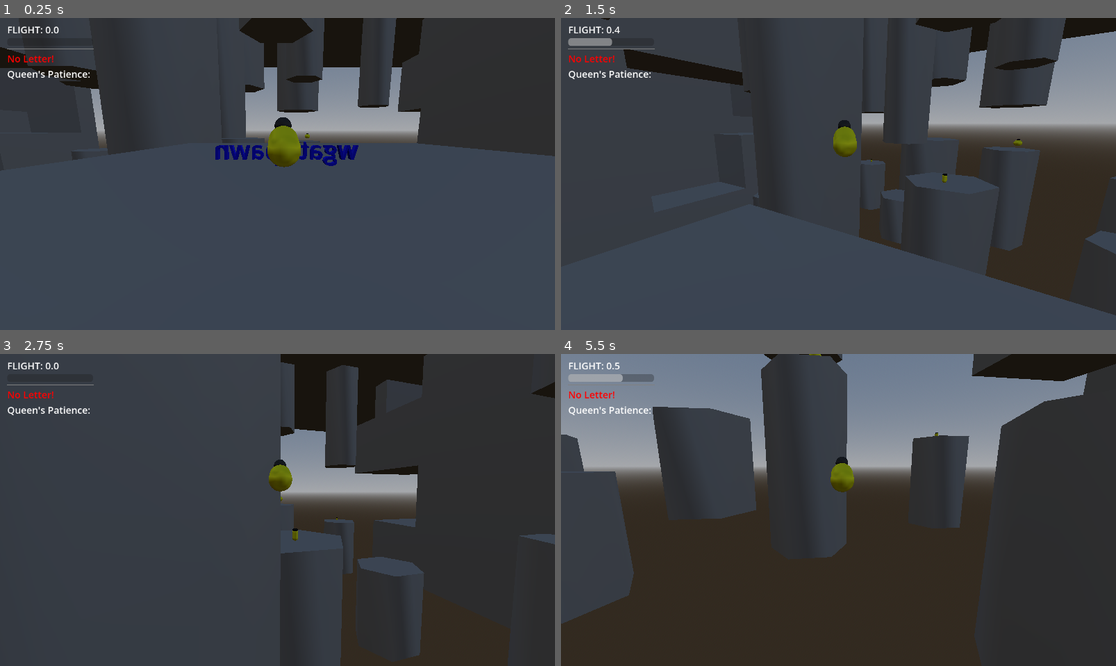
Above: before the commit, frames 1-4 (two rows, left to right).
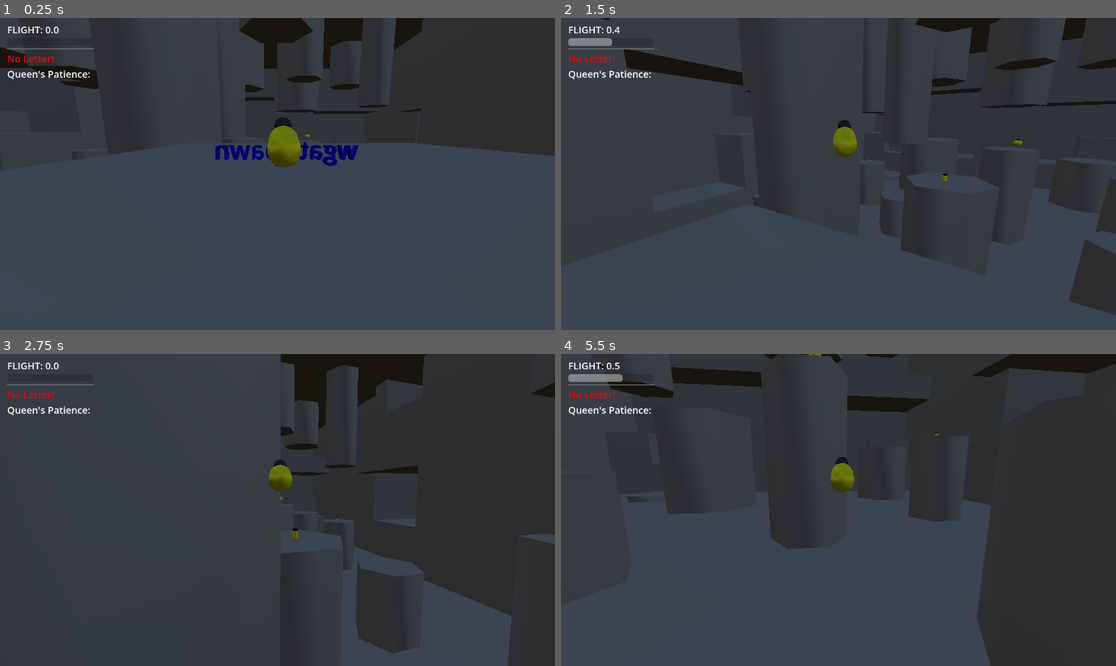
Above: after the commit, the same moments.

Repository: GunterJr/game-jam-feb
Game: Godot game, scene res://scenes/areas/main-zone.tscn
Two runs of this game, one before a commit and one after it. Both use one fixed random seed, a clock stepped at 60 frames per second and the inputs below.
Inputs (mouse positions are in pixels of both pictures, inside the frame that each line leads up to):
- Up to frame 1 (0.25 s): no input
- Up to frame 2 (1.5 s): tap Enter (ui_accept) at 0.5 s; move the mouse to (866, 174) at 0.52 s; hold W (forward) from 0.53 s (still down); tap Shift (dash) at 0.6, 1.35 s; click (866, 174) at 0.67 s; tap Space (jump) at 0.77 s; move the mouse to (810, 174) at 1.27 s
- Up to frame 3 (2.75 s): keep holding W (forward); tap Space (jump) at 1.52 s; move the mouse to (288, 503) at 2.02 s; tap Shift (dash) at 2.1 s
- Up to frame 4 (5.5 s): keep holding W (forward); tap Enter (ui_accept) at 2.75 s; move the mouse to (832, 516) at 2.77 s; tap Shift (dash) every 0.75 s from 2.85 to 5.1 s; click (832, 516) at 2.92 s; tap Space (jump) at 3.02, 3.77, 4.52 s; move the mouse to (877, 513) at 3.52 s; move the mouse to (794, 506) at 4.27 s; move the mouse to (844, 510) at 5.02 s; click (844, 510) at 5.17 s

The runs differ from the first frame. In frame 1, 5.6% of the frame differs, in the area x 16-76%, y 4-41%; in frame 2, 13%; in frame 3, 9.4%; in frame 4, 54%, in the area x 0-95%, y 0-100%.

Commit message:
Finished map mesh

Diff:
--- a/scenes/areas/main-zone.tscn
+++ b/scenes/areas/main-zone.tscn
@@ -27,6 +27,16 @@
 [node name="Spawnpoint" parent="." unique_id=71272684 instance=ExtResource("2_er1ne")]
 transform = Transform3D(1, 0, 0, 0, 1, 0, 0, 0, 1, -4.1136475, 7.605, -7.039551)
 
+[node name="Ceiling" type="CSGBox3D" parent="." unique_id=1045895958]
+transform = Transform3D(1, 0, 0, 0, 1, 0, 0, 0, 1, -6, 22, 18)
+use_collision = true
+size = Vector3(73, 1, 61)
+
+[node name="Floor" type="CSGBox3D" parent="." unique_id=669942819]
+transform = Transform3D(1, 0, 0, 0, 1, 0, 0, 0, 1, -6, -3, 18)
+use_collision = true
+size = Vector3(73, 3, 61)
+
 [node name="Honeycombs" type="CSGCombiner3D" parent="." unique_id=1856012402]
 use_collision = true
 
@@ -217,6 +227,34 @@
 use_collision = true
 radius = 2.0
 height = 10.094261
+sides = 6
+
+[node name="Honeycomb28" type="CSGCylinder3D" parent="Honeycombs" unique_id=1965577357]
+transform = Transform3D(1, 0, 0, 0, 1, 0, 0, 0, 1, -16, 1.1095028, 33)
+use_collision = true
+radius = 3.0
+height = 6.2190056
+sides = 6
+
+[node name="Honeycomb29" type="CSGCylinder3D" parent="Honeycombs" unique_id=914545673]
+transform = Transform3D(1, 0, 0, 0, 1, 0, 0, 0, 1, -16, 18.664253, 33)
+use_collision = true
+radius = 3.0
+height = 7.109503
+sides = 6
+
+[node name="Honeycomb30" type="CSGCylinder3D" parent="Honeycombs" unique_id=430406987]
+transform = Transform3D(1, 0, 0, 0, 1, 0, 0, 0, 1, 10, -1.4452486, 35)
+use_collision = true
+radius = 3.0
+height = 1.1095028
+sides = 6
+
+[node name="Honeycomb31" type="CSGCylinder3D" parent="Honeycombs" unique_id=463864797]
+transform = Transform3D(1, 0, 0, 0, 1, 0, 0, 0, 1, 10, 16.208033, 35)
+use_collision = true
+radius = 3.0
+height = 12.138688
 sides = 6
 
 [node name="SouthWall" type="CSGCombiner3D" parent="." unique_id=372922195]
@@ -331,11 +369,6 @@
 transform = Transform3D(1, 0, 0, 0, 1, 0, 0, 0, 1, 11, 9.5, -4.5)
 size = Vector3(7, 24, 2)
 
-[node name="CSGBox3D12" type="CSGBox3D" parent="." unique_id=1045895958]
-transform = Transform3D(1, 0, 0, 0, 1, 0, 0, 0, 1, -6, 22, 16.5)
-use_collision = true
-size = Vector3(73, 1, 58)
-
 [node name="EastWall" type="CSGCombiner3D" parent="." unique_id=1712275340]
 use_collision = true
 
@@ -406,6 +439,53 @@
 [node name="CSGBox3D17" type="CSGBox3D" parent="EastWall" unique_id=482813024]
 transform = Transform3D(1, 0, 0, 0, 1, 0, 0, 0, 1, -26, 10, -4.5)
 size = Vector3(31, 25, 4)
+
+[node name="NorthWall" type="CSGCombiner3D" parent="." unique_id=813353569]
+use_collision = true
+
+[node name="CSGBox3D" type="CSGBox3D" parent="NorthWall" unique_id=342246315]
+transform = Transform3D(1, 0, 0, 0, 1, 0, 0, 0, 1, -3.5, 0, 43.5)
+size = Vector3(44, 5, 6)
+
+[node name="CSGBox3D2" type="CSGBox3D" parent="NorthWall" unique_id=1994212066]
+transform = Transform3D(1, 0, 0, 0, 1, 0, 0, 0, 1, 12.5, 4.5, 45)
+size = Vector3(12, 4, 3)
+
+[node name="CSGBox3D3" type="CSGBox3D" parent="NorthWall" unique_id=1274557121]
+transform = Transform3D(1, 0, 0, 0, 1, 0, 0, 0, 1, 16, 4.5, 42)
+size = Vector3(5, 4, 3)
+
+[node name="CSGBox3D4" type="CSGBox3D" parent="NorthWall" unique_id=691265394]
+transform = Transform3D(1, 0, 0, 0, 1, 0, 0, 0, 1, -7.5, 7, 43.5)
+size = Vector3(8, 9, 6)
+
+[node name="CSGBox3D5" type="CSGBox3D" parent="NorthWall" unique_id=1916043751]
+transform = Transform3D(1, 0, 0, 0, 1, 0, 0, 0, 1, -21.5, 4.5, 45.5)
+size = Vector3(8, 4, 2)
+
+[node name="CSGBox3D6" type="CSGBox3D" parent="NorthWall" unique_id=465378888]
+transform = Transform3D(1, 0, 0, 0, 1, 0, 0, 0, 1, -3.5, 12, 47.5)
+size = Vector3(44, 19, 2)
+
+[node name="CSGBox3D7" type="CSGBox3D" parent="NorthWall" unique_id=454488137]
+transform = Transform3D(1, 0, 0, 0, 1, 0, 0, 0, 1, -15, 13, 42.5)
+size = Vector3(23, 3, 8)
+
+[node name="CSGBox3D8" type="CSGBox3D" parent="NorthWall" unique_id=1740021211]
+transform = Transform3D(1, 0, 0, 0, 1, 0, 0, 0, 1, 7.5, 15.5, 43.5)
+size = Vector3(22, 2, 6)
+
+[node name="CSGBox3D9" type="CSGBox3D" parent="NorthWall" unique_id=2074688023]
+transform = Transform3D(1, 0, 0, 0, 1, 0, 0, 0, 1, 19.5, 9.5, 39)
+size = Vector3(2, 24, 15)
+
+[node name="CSGBox3D10" type="CSGBox3D" parent="NorthWall" unique_id=334078103]
+transform = Transform3D(1, 0, 0, 0, 1, 0, 0, 0, 1, -29, 9.5, 36)
+size = Vector3(9, 24, 21)
+
+[node name="CSGBox3D11" type="CSGBox3D" parent="NorthWall" unique_id=167070762]
+transform = Transform3D(1, 0, 0, 0, 1, 0, 0, 0, 1, 22, 9.5, 24)
+size = Vector3(3, 24, 15)
 
 [node name="MusicPlayer" type="AudioStreamPlayer" parent="." unique_id=113398199]
 stream = ExtResource("3_fd2pj")
